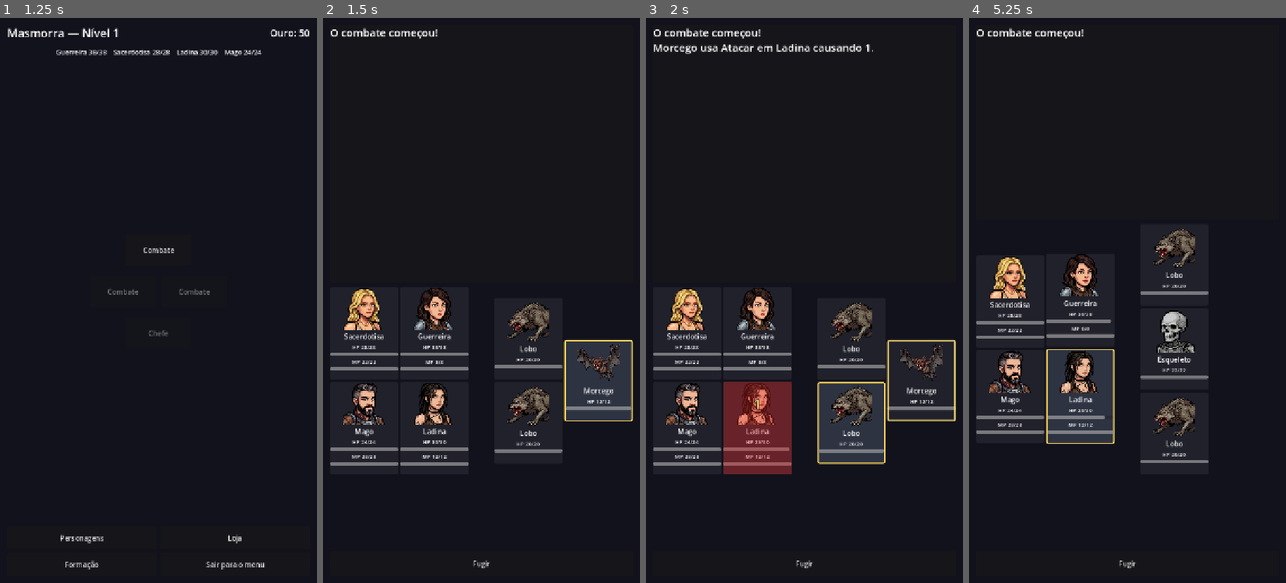
Above: before the commit, frames 1-4 (left to right).
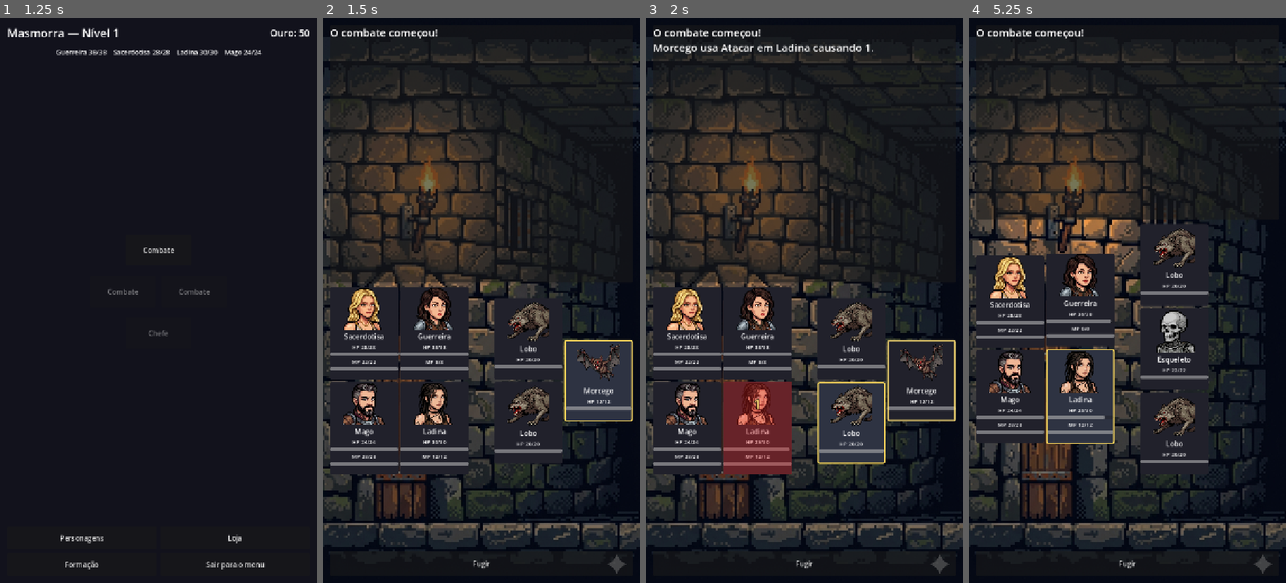
Above: after the commit, the same moments.

Repository: RoxtonRD/dungeon-rpg
Game: Godot game, scene res://scenes/main.tscn
Same seed, same stepped clock (60 frames per second), same inputs: the game is played once before the commit and once after it.
Inputs:
- Up to frame 1 (1.25 s): click "Nova Aventura" at 0.5 s
- Up to frame 2 (1.5 s): click "Combate" at 1.25 s
- Up to frame 3 (2 s): no input
- Up to frame 4 (5.25 s): click "Personagens" at 2 s; click "Loja" at 2.75 s; click "Formação" at 3.5 s; click "Continuar" at 4.25 s; click "Combate" at 5 s

Frame 1 is identical in both runs. In frame 2, 19% of the frame differs, in the area x 0-100%, y 5-99%; in frame 3, 19%; in frame 4, 20%.

Commit message:
asset(ui): wire backgrounds into combat, shop, Personagens, popups

Diff:
--- a/scripts/combat/combat_screen.gd
+++ b/scripts/combat/combat_screen.gd
@@ -29,6 +29,10 @@
 ## Chance for a boss kill to drop a Tomo de Maestria (tome_sp). FLAG: tune me.
 const BOSS_TOME_DROP_CHANCE: float = 0.25
 
+## Boss background; the default combat background is set in the .tscn.
+const BG_BOSS: Texture2D = preload("res://assets/backgrounds/bg_boss.png")
+
+@onready var background: TextureRect = $Background
 @onready var back_party_col: VBoxContainer = %BackPartyCol
 @onready var front_party_col: VBoxContainer = %FrontPartyCol
 @onready var front_enemy_col: VBoxContainer = %FrontEnemyCol
@@ -84,6 +88,9 @@
 	if state != null:
 		return
 	state = CombatState.build(heroes, enemies)
+	# Swap to the boss background when the encounter contains a boss.
+	if _encounter_has_boss():
+		background.texture = BG_BOSS
 	_populate_panels()
 	state.log_appended.connect(_on_log_appended)
 	state.hp_changed.connect(_on_hp_changed)
--- a/scripts/combat/combat_screen.tscn
+++ b/scripts/combat/combat_screen.tscn
@@ -1,6 +1,7 @@
 [gd_scene format=3 uid="uid://cnnyeiyis0udg"]
 
 [ext_resource type="Script" uid="uid://b8ym8h2d2mnsv" path="res://scripts/combat/combat_screen.gd" id="1"]
+[ext_resource type="Texture2D" path="res://assets/backgrounds/bg_combat.png" id="2"]
 
 [node name="CombatScreen" type="Control" unique_id=680446906]
 layout_mode = 3
@@ -11,14 +12,17 @@
 grow_vertical = 2
 script = ExtResource("1")
 
-[node name="Background" type="ColorRect" parent="." unique_id=549166980]
+[node name="Background" type="TextureRect" parent="." unique_id=549166980]
 layout_mode = 1
 anchors_preset = 15
 anchor_right = 1.0
 anchor_bottom = 1.0
 grow_horizontal = 2
 grow_vertical = 2
-color = Color(0.07, 0.07, 0.11, 1)
+mouse_filter = 2
+texture = ExtResource("2")
+expand_mode = 1
+stretch_mode = 6
 
 [node name="VBox" type="VBoxContainer" parent="." unique_id=687600577]
 layout_mode = 1
--- a/scripts/dungeon/dungeon_map.gd
+++ b/scripts/dungeon/dungeon_map.gd
@@ -10,6 +10,17 @@
 const SHOP_SCENE := "res://scripts/shop/shop_screen.tscn"
 const FORMATION_SCENE := "res://scripts/formation/formation_screen.tscn"
 const ITEM_DIR := "res://resources/items/"
+
+# ── Popup backgrounds (treasure / rest / event). ──────────────────────────────
+const BG_TREASURE: Texture2D = preload("res://assets/backgrounds/bg_treasure.png")
+const BG_REST: Texture2D = preload("res://assets/backgrounds/bg_rest.png")
+## Event id → background. Keys match the "id" field set in DungeonRun events.
+const EVENT_BG: Dictionary = {
+	"fountain": preload("res://assets/backgrounds/bg_event_fountain.png"),
+	"merchant": preload("res://assets/backgrounds/bg_event_merchant.png"),
+	"altar":    preload("res://assets/backgrounds/bg_event_altar.png"),
+	"chest":    preload("res://assets/backgrounds/bg_event_chest.png"),
+}
 
 @onready var title_label: Label = %TitleLabel
 @onready var gold_label: Label = %GoldLabel
@@ -42,6 +53,9 @@
 # Rest popup
 @onready var rest_panel: PanelContainer = %RestPanel
 @onready var rest_continue_button: Button = %RestContinueButton
+
+# Shared themed background shown behind whichever popup is open.
+@onready var popup_bg: TextureRect = %PopupBg
 
 var run: DungeonRun
 var _pending_node: DungeonNode = null
@@ -67,6 +81,7 @@
 	treasure_panel.visible = false
 	event_panel.visible = false
 	rest_panel.visible = false
+	popup_bg.visible = false
 	# Defer setup so the scene tree is fully ready before building the map.
 	call_deferred("_begin_run")
 
@@ -181,11 +196,14 @@
 		var item_name: String = item.display_name if item != null else item_id
 		treasure_item_label.text = "Item encontrado: %s" % item_name
 		treasure_item_label.visible = true
+	popup_bg.texture = BG_TREASURE
+	popup_bg.visible = true
 	treasure_panel.visible = true
 
 
 func _on_treasure_continue() -> void:
 	treasure_panel.visible = false
+	popup_bg.visible = false
 	_resolve_and_advance(_pending_node)
 
 
@@ -202,6 +220,8 @@
 	event_continue_button.visible = false
 	event_option1_button.visible = true
 	event_option2_button.visible = true
+	popup_bg.texture = EVENT_BG.get(_current_event.get("id", ""), null)
+	popup_bg.visible = popup_bg.texture != null
 	event_panel.visible = true
 
 
@@ -222,6 +242,7 @@
 
 func _on_event_continue() -> void:
 	event_panel.visible = false
+	popup_bg.visible = false
 	_resolve_and_advance(_pending_node)
 
 
@@ -229,11 +250,14 @@
 
 func _show_rest_popup() -> void:
 	run.resolve_rest()
+	popup_bg.texture = BG_REST
+	popup_bg.visible = true
 	rest_panel.visible = true
 
 
 func _on_rest_continue() -> void:
 	rest_panel.visible = false
+	popup_bg.visible = false
 	_resolve_and_advance(_pending_node)
 
 
--- a/scripts/dungeon/dungeon_map.tscn
+++ b/scripts/dungeon/dungeon_map.tscn
@@ -143,6 +143,19 @@
 layout_mode = 2
 text = "Voltar ao menu"
 
+[node name="PopupBg" type="TextureRect" parent="." unique_id=1357924680]
+unique_name_in_owner = true
+visible = false
+layout_mode = 1
+anchors_preset = 15
+anchor_right = 1.0
+anchor_bottom = 1.0
+grow_horizontal = 2
+grow_vertical = 2
+mouse_filter = 2
+expand_mode = 1
+stretch_mode = 6
+
 [node name="TreasurePanel" type="PanelContainer" parent="." unique_id=1274355208]
 unique_name_in_owner = true
 visible = false
--- a/scripts/dungeon/dungeon_run.gd
+++ b/scripts/dungeon/dungeon_run.gd
@@ -175,6 +175,7 @@
 
 func _event_fountain() -> Dictionary:
 	return {
+		"id": "fountain",
 		"title": "Fonte Antiga",
 		"desc": "Uma fonte cristalina brilha com luz suave. Beber dela?",
 		"options": [
@@ -186,6 +187,7 @@
 
 func _event_merchant() -> Dictionary:
 	return {
+		"id": "merchant",
 		"title": "Mercador Errante",
 		"desc": "Um velho mercador oferece uma poção de cura por 30 ouro.",
 		"options": [
@@ -197,6 +199,7 @@
 
 func _event_altar() -> Dictionary:
 	return {
+		"id": "altar",
 		"title": "Altar Sombrio",
 		"desc": "Um altar sussurra promessas de poder em troca de sangue.",
 		"options": [
@@ -208,6 +211,7 @@
 
 func _event_chest() -> Dictionary:
 	return {
+		"id": "chest",
 		"title": "Baú Suspeito",
 		"desc": "Um baú trancado pulsa com energia.",
 		"options": [
--- a/scripts/inventory/inventory_screen.tscn
+++ b/scripts/inventory/inventory_screen.tscn
@@ -1,6 +1,7 @@
-[gd_scene load_steps=2 format=3]
+[gd_scene load_steps=3 format=3]
 
 [ext_resource type="Script" path="res://scripts/inventory/inventory_screen.gd" id="1"]
+[ext_resource type="Texture2D" path="res://assets/backgrounds/bg_characters.png" id="2"]
 
 [node name="InventoryScreen" type="Control"]
 layout_mode = 3
@@ -9,12 +10,15 @@
 anchor_bottom = 1.0
 script = ExtResource("1")
 
-[node name="Background" type="ColorRect" parent="."]
+[node name="Background" type="TextureRect" parent="."]
 layout_mode = 1
 anchors_preset = 15
 anchor_right = 1.0
 anchor_bottom = 1.0
-color = Color(0.07, 0.07, 0.11, 1)
+mouse_filter = 2
+texture = ExtResource("2")
+expand_mode = 1
+stretch_mode = 6
 
 [node name="VBox" type="VBoxContainer" parent="."]
 layout_mode = 1
--- a/scripts/shop/shop_screen.tscn
+++ b/scripts/shop/shop_screen.tscn
@@ -1,6 +1,7 @@
-[gd_scene load_steps=2 format=3]
+[gd_scene load_steps=3 format=3]
 
 [ext_resource type="Script" path="res://scripts/shop/shop_screen.gd" id="1"]
+[ext_resource type="Texture2D" path="res://assets/backgrounds/bg_shop.png" id="2"]
 
 [node name="ShopScreen" type="Control"]
 layout_mode = 3
@@ -9,12 +10,15 @@
 anchor_bottom = 1.0
 script = ExtResource("1")
 
-[node name="Background" type="ColorRect" parent="."]
+[node name="Background" type="TextureRect" parent="."]
 layout_mode = 1
 anchors_preset = 15
 anchor_right = 1.0
 anchor_bottom = 1.0
-color = Color(0.07, 0.07, 0.11, 1)
+mouse_filter = 2
+texture = ExtResource("2")
+expand_mode = 1
+stretch_mode = 6
 
 [node name="VBox" type="VBoxContainer" parent="."]
 layout_mode = 1
Binary file added: assets/backgrounds/bg_boss.png
Not shown, added: assets/backgrounds/bg_boss.png.import
Binary file added: assets/backgrounds/bg_characters.png
Not shown, added: assets/backgrounds/bg_characters.png.import
Binary file added: assets/backgrounds/bg_combat.png
Not shown, added: assets/backgrounds/bg_combat.png.import
Binary file added: assets/backgrounds/bg_event_altar.png
Not shown, added: assets/backgrounds/bg_event_altar.png.import
Binary file added: assets/backgrounds/bg_event_chest.png
Not shown, added: assets/backgrounds/bg_event_chest.png.import
Binary file added: assets/backgrounds/bg_event_fountain.png
Not shown, added: assets/backgrounds/bg_event_fountain.png.import
(and 110 more such lines)
